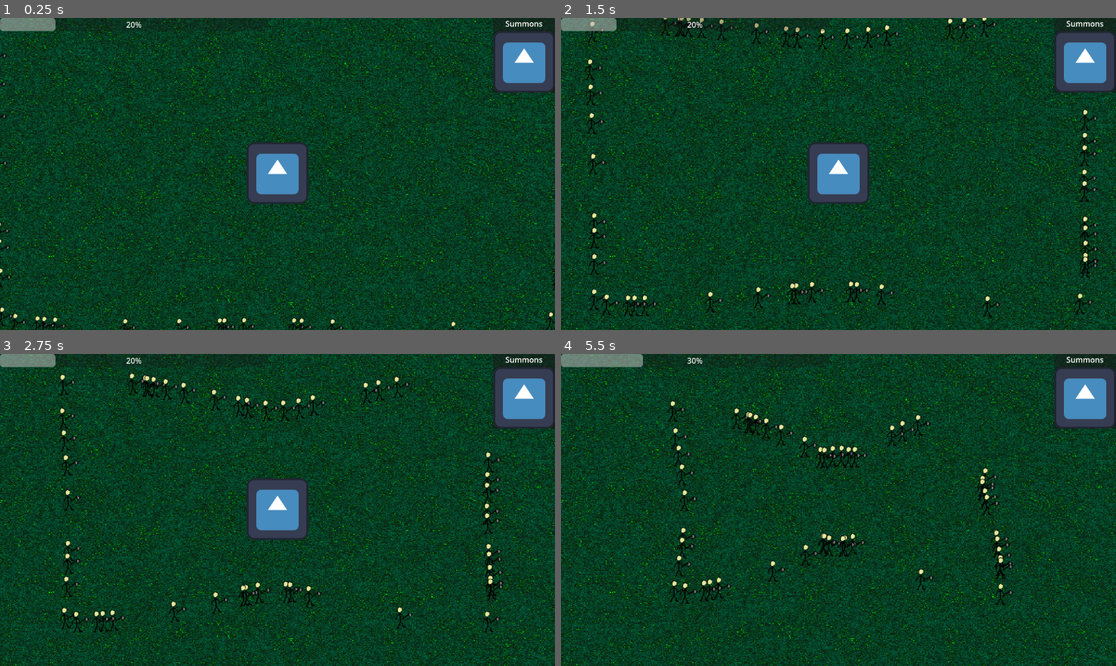
Above: before the commit, frames 1-4 (two rows, left to right).
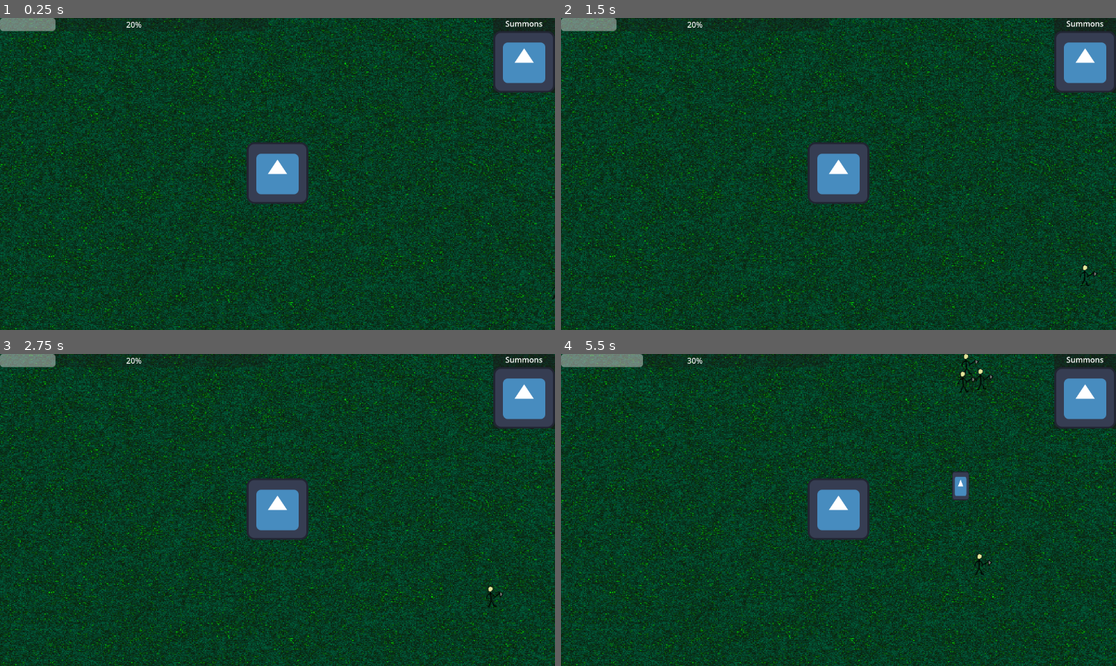
Above: after the commit, the same moments.

Repository: Igorrreha/ldjam-summoning
Game: Godot game, scene res://main.tscn
Same seed, same stepped clock (60 frames per second), same inputs: the game is played once before the commit and once after it. The engine's default icon, where the game draws it, is replaced by a stand-in: a white triangle on a blue panel in a dark square.
Inputs (mouse positions are in pixels of both pictures, inside the frame that each line leads up to):
- Up to frame 1 (0.25 s): no input
- Up to frame 2 (1.5 s): click (1082, 61) at 0.5 s; click (1082, 61) at 1.25 s
- Up to frame 3 (2.75 s): click (521, 397) at 2 s
- Up to frame 4 (5.5 s): tap Enter at 2.75 s; move the mouse to (960, 494) at 2.77 s; tap 1 at 2.85, 4.35 s; click (960, 494) at 2.92 s; drag from (727, 525) to (960, 494) at 3.52 s; move the mouse to (894, 441) at 4.27 s; click (894, 441) at 4.42 s; drag from (810, 572) to (849, 466) at 5.02 s

The runs differ from the first frame. In frame 1, 0.6% of the frame differs, in the area x 0-100%, y 0-100%; in frame 2, 2.3%; in frame 3, 2.3%; in frame 4, 4.7%, in the area x 19-82%, y 0-81%.

Commit message:
Game levels progression

Diff:
--- a/game.tscn
+++ b/game.tscn
@@ -1,12 +1,18 @@
-[gd_scene load_steps=13 format=3 uid="uid://dtttoblwtuilw"]
+[gd_scene load_steps=26 format=3 uid="uid://dtttoblwtuilw"]
 
 [ext_resource type="Script" path="res://modules/enemies/scripts/enemies_generator.gd" id="1_8uoqe"]
+[ext_resource type="Script" path="res://modules/game_progression/levels_progression_processor.gd" id="1_ngvcy"]
 [ext_resource type="Texture2D" uid="uid://ckcvtu4qoo631" path="res://icon.svg" id="1_vemo2"]
 [ext_resource type="PackedScene" uid="uid://c67nd8ymg0ffh" path="res://modules/summon_dragging_visualizer/summon_dragging_visulaizer.tscn" id="1_wrqsh"]
 [ext_resource type="PackedScene" uid="uid://dli1v618fkrgf" path="res://modules/summon_spawner/summon_spawner.tscn" id="2_ksggh"]
+[ext_resource type="Script" path="res://modules/game_progression/game_level/game_level.gd" id="2_wt1ov"]
+[ext_resource type="Script" path="res://modules/game_progression/game_level/game_level_wave.gd" id="3_1l7r1"]
+[ext_resource type="Resource" uid="uid://b6wg71k7vjcq5" path="res://modules/game_progression/game_level/waves/solo_human.tres" id="3_glakl"]
 [ext_resource type="PackedScene" uid="uid://bcq8bgxrc4d5g" path="res://modules/enemies/prefabs/human.tscn" id="3_j3pig"]
 [ext_resource type="Resource" uid="uid://bnjior33nt71c" path="res://modules/session_resources/session_resources.tres" id="3_l8twg"]
 [ext_resource type="Script" path="res://modules/damageable_area_2d/damageable_area_2d.gd" id="4_6mard"]
+[ext_resource type="Script" path="res://modules/game_progression/game_level/game_level_wave_slot.gd" id="5_cdkvj"]
+[ext_resource type="Resource" uid="uid://dkqib6vae41y4" path="res://modules/enemies/human.tres" id="7_qdjci"]
 
 [sub_resource type="Gradient" id="Gradient_7wdsv"]
 offsets = PackedFloat32Array(0, 0.324675, 0.753247, 1)
@@ -30,6 +36,40 @@
 "points": PackedVector2Array(-85.6746, -27.7183, 85.6746, 27.7183, -786, 392, -98.2738, -1.25992, 98.2738, 1.25992, -20 …(272 unchanged characters)…
 }
 point_count = 8
+
+[sub_resource type="Resource" id="Resource_ha8pd"]
+script = ExtResource("5_cdkvj")
+position = Vector2(0, 0)
+enemy_type = ExtResource("7_qdjci")
+
+[sub_resource type="Resource" id="Resource_fimxx"]
+script = ExtResource("5_cdkvj")
+position = Vector2(-30, 30)
+enemy_type = ExtResource("7_qdjci")
+
+[sub_resource type="Resource" id="Resource_bkwvd"]
+script = ExtResource("5_cdkvj")
+position = Vector2(30, 30)
+enemy_type = ExtResource("7_qdjci")
+
+[sub_resource type="Resource" id="Resource_431p8"]
+script = ExtResource("3_1l7r1")
+duration = 3.0
+slots = Array[ExtResource("5_cdkvj")]([SubResource("Resource_ha8pd"), SubResource("Resource_fimxx"), SubResource("Resource_bkwvd")])
+
+[sub_resource type="Resource" id="Resource_ob8ae"]
+script = ExtResource("3_1l7r1")
+duration = 0.0
+slots = Array[ExtResource("5_cdkvj")]([SubResource("Resource_ha8pd"), SubResource("Resource_fimxx"), SubResource("Resource_bkwvd")])
+
+[sub_resource type="Resource" id="Resource_3oqb2"]
+script = ExtResource("3_1l7r1")
+duration = 3.0
+slots = Array[ExtResource("5_cdkvj")]([SubResource("Resource_ha8pd"), SubResource("Resource_fimxx"), SubResource("Resource_bkwvd")])
+
+[sub_resource type="Resource" id="Resource_r068o"]
+script = ExtResource("2_wt1ov")
+waves = Array[ExtResource("3_1l7r1")]([ExtResource("3_glakl"), SubResource("Resource_431p8"), SubResource("Resource_ob8ae"), SubResource("Resource_3oqb2")])
 
 [node name="Game" type="Node2D"]
 y_sort_enabled = true
@@ -60,17 +100,25 @@
 [node name="CollisionShape2D" type="CollisionShape2D" parent="MainTree"]
 shape = SubResource("CircleShape2D_xg4vy")
 
-[node name="EnemiesGenerator" type="Path2D" parent="." node_paths=PackedStringArray("main_tree")]
+[node name="EnemiesSpawner" type="Path2D" parent="." node_paths=PackedStringArray("main_tree")]
 y_sort_enabled = true
 position = Vector2(201, -64)
 curve = SubResource("Curve2D_sv0k5")
 script = ExtResource("1_8uoqe")
 main_tree = NodePath("../MainTree")
-human_scene = ExtResource("3_j3pig")
+_enemy_scene_by_type = {
+ExtResource("7_qdjci"): ExtResource("3_j3pig")
+}
 
-[node name="SpawnPoint" type="PathFollow2D" parent="EnemiesGenerator"]
+[node name="SpawnPoint" type="PathFollow2D" parent="EnemiesSpawner"]
 position = Vector2(-786, 392)
 rotation = 0.312902
 
+[node name="LevelsProgressionProcessor" type="Node" parent="." node_paths=PackedStringArray("_enemies_spawner")]
+script = ExtResource("1_ngvcy")
+_autostart = true
+_levels = Array[ExtResource("2_wt1ov")]([SubResource("Resource_r068o")])
+_enemies_spawner = NodePath("../EnemiesSpawner")
+
 [connection signal="drag_end_on_valid_place" from="SummonDraggingVisulaizer" to="SummonSpawner" method="spawn"]
 [connection signal="dead" from="MainTree" to="MainTree" method="queue_free"]
--- /dev/null
+++ b/modules/enemies/enemy_type.gd
@@ -0,0 +1,2 @@
+class_name EnemyType
+extends Resource
--- /dev/null
+++ b/modules/enemies/human.tres
@@ -0,0 +1,6 @@
+[gd_resource type="Resource" script_class="EnemyType" load_steps=2 format=3 uid="uid://dkqib6vae41y4"]
+
+[ext_resource type="Script" path="res://modules/enemies/enemy_type.gd" id="1_5khk6"]
+
+[resource]
+script = ExtResource("1_5khk6")
--- a/modules/enemies/scripts/enemies_generator.gd
+++ b/modules/enemies/scripts/enemies_generator.gd
@@ -1,20 +1,38 @@
+class_name EnemiesSpawner
 extends Path2D
 
 
 @export var main_tree: DamageableArea2D
-@export var human_scene: PackedScene
+@export var _enemy_scene_by_type: Dictionary#[EnemyType, PackedScene]
 
 
 @onready var spawn_point: PathFollow2D = $SpawnPoint
 
 
-func _ready() -> void:
-	spawn_enemies(50)
+#func _ready() -> void:
+	#spawn_enemies(10)
+
+
+func spawn_wave(wave: GameLevelWave) -> void:
+	var wave_position = _get_random_spawn_position()
+	var moving_angle = main_tree.global_position.angle_to(wave_position)
+	for slot: GameLevelWaveSlot in wave.slots:
+		var spawn_position = slot.position.rotated(moving_angle)
+		_spawn_enemy(slot.enemy_type, wave_position - spawn_position)
 
 
 func spawn_enemies(count: int):
 	for i in range(count):
-		spawn_point.progress_ratio = randf()
-		var human = human_scene.instantiate()
-		add_child(human)
-		human.setup(spawn_point.global_position, main_tree)
+		var spawn_position = _get_random_spawn_position()
+		_spawn_enemy(_enemy_scene_by_type.keys()[0], spawn_position)
+
+
+func _spawn_enemy(enemy_type: EnemyType, position: Vector2) -> void:
+	var enemy = _enemy_scene_by_type[enemy_type].instantiate()
+	add_child(enemy)
+	enemy.setup(position, main_tree)
+
+
+func _get_random_spawn_position() -> Vector2:
+	spawn_point.progress_ratio = randf()
+	return spawn_point.global_position
--- /dev/null
+++ b/modules/game_progression/game_level/game_level.gd
@@ -0,0 +1,5 @@
+class_name GameLevel
+extends Resource
+
+
+@export var waves: Array[GameLevelWave]
--- /dev/null
+++ b/modules/game_progression/game_level/game_level_wave.gd
@@ -0,0 +1,6 @@
+class_name GameLevelWave
+extends Resource
+
+
+@export var duration: float = 3
+@export var slots: Array[GameLevelWaveSlot]
--- /dev/null
+++ b/modules/game_progression/game_level/game_level_wave_slot.gd
@@ -0,0 +1,6 @@
+class_name GameLevelWaveSlot
+extends Resource
+
+
+@export var position: Vector2
+@export var enemy_type: EnemyType
--- /dev/null
+++ b/modules/game_progression/game_level/waves/solo_human.tres
@@ -0,0 +1,15 @@
+[gd_resource type="Resource" script_class="GameLevelWave" load_steps=5 format=3 uid="uid://b6wg71k7vjcq5"]
+
+[ext_resource type="Script" path="res://modules/game_progression/game_level/game_level_wave.gd" id="1_0spkl"]
+[ext_resource type="Resource" uid="uid://dkqib6vae41y4" path="res://modules/enemies/human.tres" id="2_0rb2u"]
+[ext_resource type="Script" path="res://modules/game_progression/game_level/game_level_wave_slot.gd" id="3_3mgdk"]
+
+[sub_resource type="Resource" id="Resource_oedio"]
+script = ExtResource("3_3mgdk")
+position = Vector2(0, 0)
+enemy_type = ExtResource("2_0rb2u")
+
+[resource]
+script = ExtResource("1_0spkl")
+duration = 3.0
+slots = Array[ExtResource("3_3mgdk")]([SubResource("Resource_oedio")])
--- /dev/null
+++ b/modules/game_progression/game_level/waves/three_humans.tres
@@ -0,0 +1,25 @@
+[gd_resource type="Resource" script_class="GameLevelWave" load_steps=7 format=3 uid="uid://bot71ilhxdipl"]
+
+[ext_resource type="Script" path="res://modules/game_progression/game_level/game_level_wave.gd" id="1_au65v"]
+[ext_resource type="Resource" uid="uid://dkqib6vae41y4" path="res://modules/enemies/human.tres" id="2_1kfn2"]
+[ext_resource type="Script" path="res://modules/game_progression/game_level/game_level_wave_slot.gd" id="3_by3a7"]
+
+[sub_resource type="Resource" id="Resource_ha8pd"]
+script = ExtResource("3_by3a7")
+position = Vector2(0, 0)
+enemy_type = ExtResource("2_1kfn2")
+
+[sub_resource type="Resource" id="Resource_fimxx"]
+script = ExtResource("3_by3a7")
+position = Vector2(-30, 30)
+enemy_type = ExtResource("2_1kfn2")
+
+[sub_resource type="Resource" id="Resource_bkwvd"]
+script = ExtResource("3_by3a7")
+position = Vector2(30, 30)
+enemy_type = ExtResource("2_1kfn2")
+
+[resource]
+script = ExtResource("1_au65v")
+duration = 3.0
+slots = Array[ExtResource("3_by3a7")]([SubResource("Resource_ha8pd"), SubResource("Resource_fimxx"), SubResource("Resource_bkwvd")])
--- /dev/null
+++ b/modules/game_progression/levels_progression_processor.gd
@@ -0,0 +1,24 @@
+extends Node
+
+
+@export var _autostart: bool
+@export var _current_level_idx: int = 0
+@export var _levels: Array[GameLevel]
+
+@export var _enemies_spawner: EnemiesSpawner
+
+
+func _ready() -> void:
+	if _autostart:
+		start()
+
+
+func start() -> void:
+	_process_current_level()
+
+
+func _process_current_level() -> void:
+	var current_level = _levels[_current_level_idx]
+	for wave: GameLevelWave in current_level.waves:
+		_enemies_spawner.spawn_wave(wave)
+		await get_tree().create_timer(wave.duration).timeout
